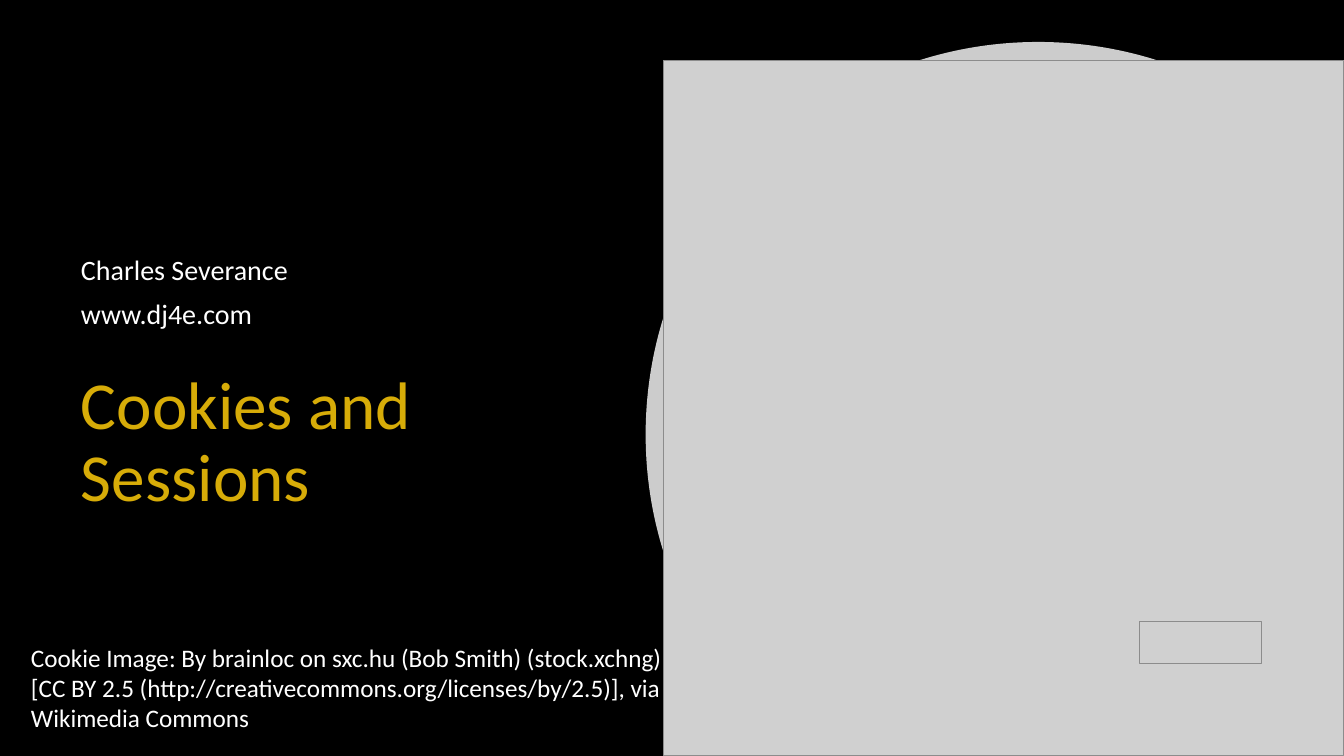
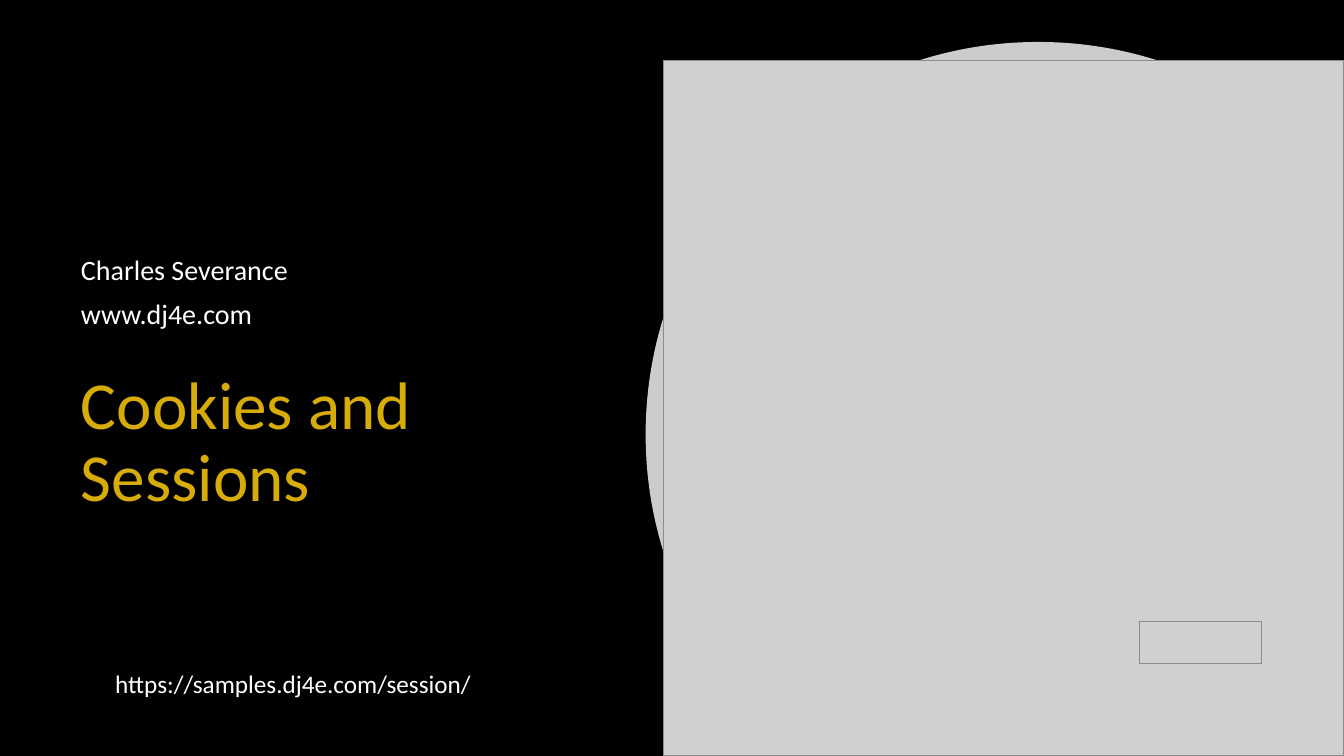
Before and after one commit to csev/dj4e, a slide deck: slide 1 of lectures/DJ-07-Cookies-Sessions.pptx. Drawn at 1344x756 pixels with LibreOffice and Linux fonts; fonts in the diff are those of the drawing; grey boxes stand for pictures. Boxes give left, top, right and bottom in pixels: in the first picture for what was removed or moved away, otherwise in the second. Text is boxed around its words. In the diff, an @@ line names an element or a change of style, - is before the commit and + after.

```diff
--- a/lectures/DJ-07-Cookies-Sessions.pptx
+++ b/lectures/DJ-07-Cookies-Sessions.pptx
@@ text removed at [31, 648, 661, 728] @@
-Cookie Image: By brainloc on sxc.hu (Bob Smith) (stock.xchng) [CC BY 2.5 (http://creativecommons.org/licenses/by/2.5)], via Wikimedia Commons
@@ text added at [115, 675, 470, 698], 18 pt, text #FFFFFF @@
+https://samples.dj4e.com/session/
```
Also in this commit, not shown: 7 other slides changed, 7 slides added, 6 slides removed, 7 other files.
